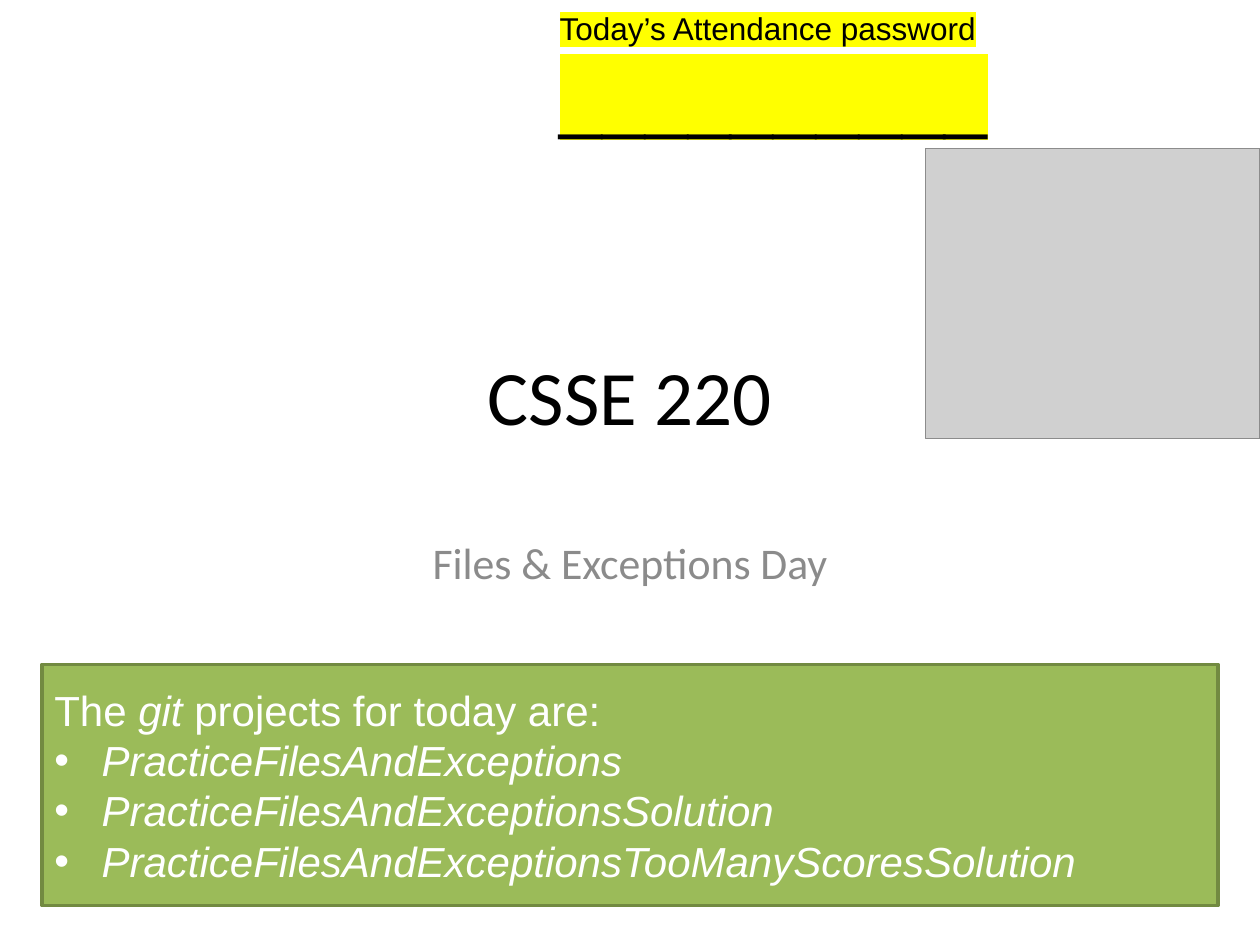
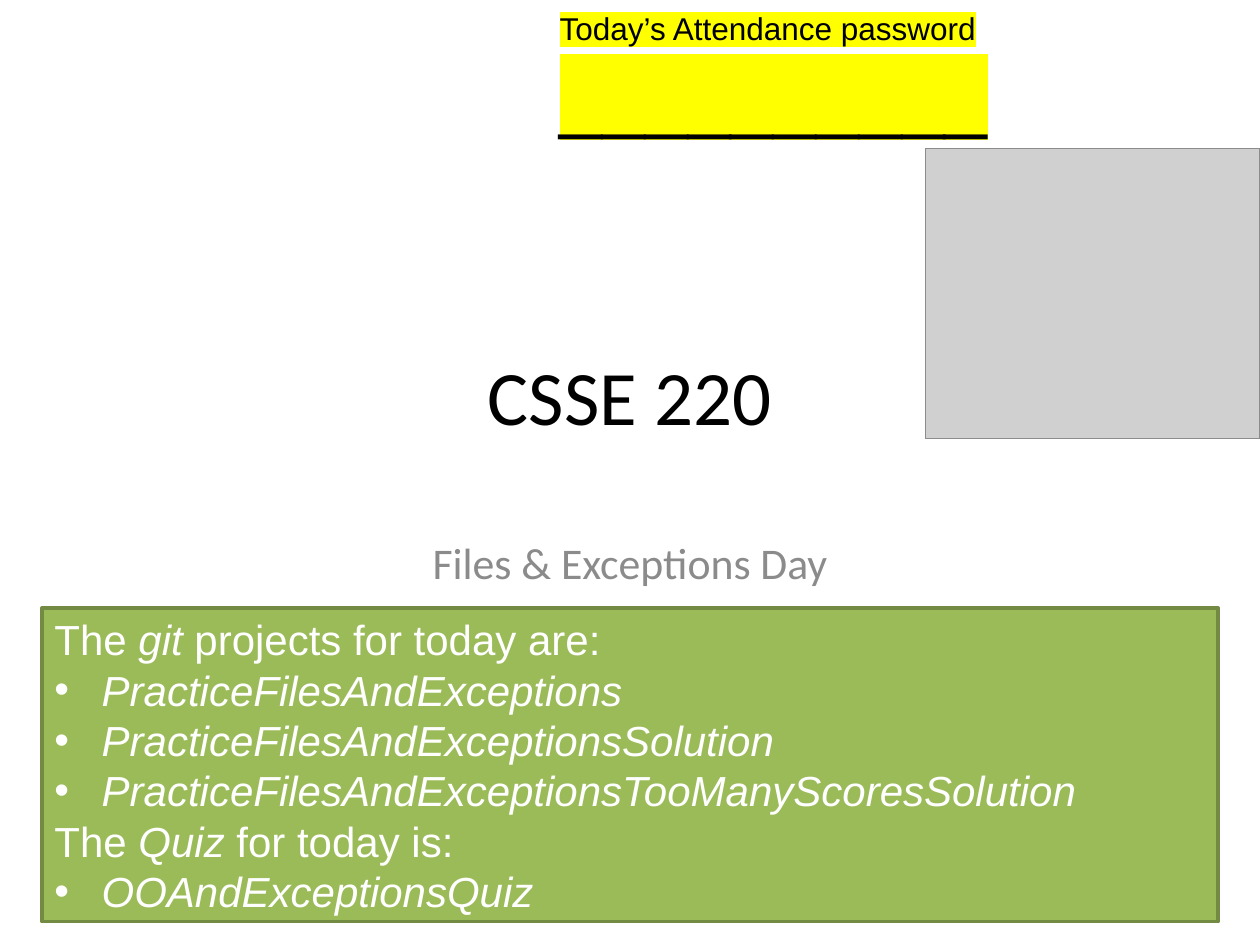
Before and after one commit to RHIT-CSSE/csse220, a slide deck: slide 1 of ClassMaterials/OOAndExceptions/Slides/Part1-UML-Review.pptx. Drawn at 1260x945 pixels with LibreOffice and Linux fonts; fonts in the diff are those of the drawing; grey boxes stand for pictures. Boxes give left, top, right and bottom in pixels: in the first picture for what was removed or moved away, otherwise in the second. Text is boxed around its words. In the diff, an @@ line names an element or a change of style, - is before the commit and + after.

```diff
--- a/ClassMaterials/OOAndExceptions/Slides/Part1-UML-Review.pptx
+++ b/ClassMaterials/OOAndExceptions/Slides/Part1-UML-Review.pptx
@@ rectangle "The git projects for today ...": place and size @@
-rectangle "The git projects for today ..." at [42,664,1217,906]
+rectangle "The git projects for today ..." at [42,607,1217,921]
@@ text in rectangle at [54,826,534,916]: paragraphs added @@
+The Quiz for today is:
+• OOAndExceptionsQuiz
```
Also in this commit, not shown: 10 other files.
